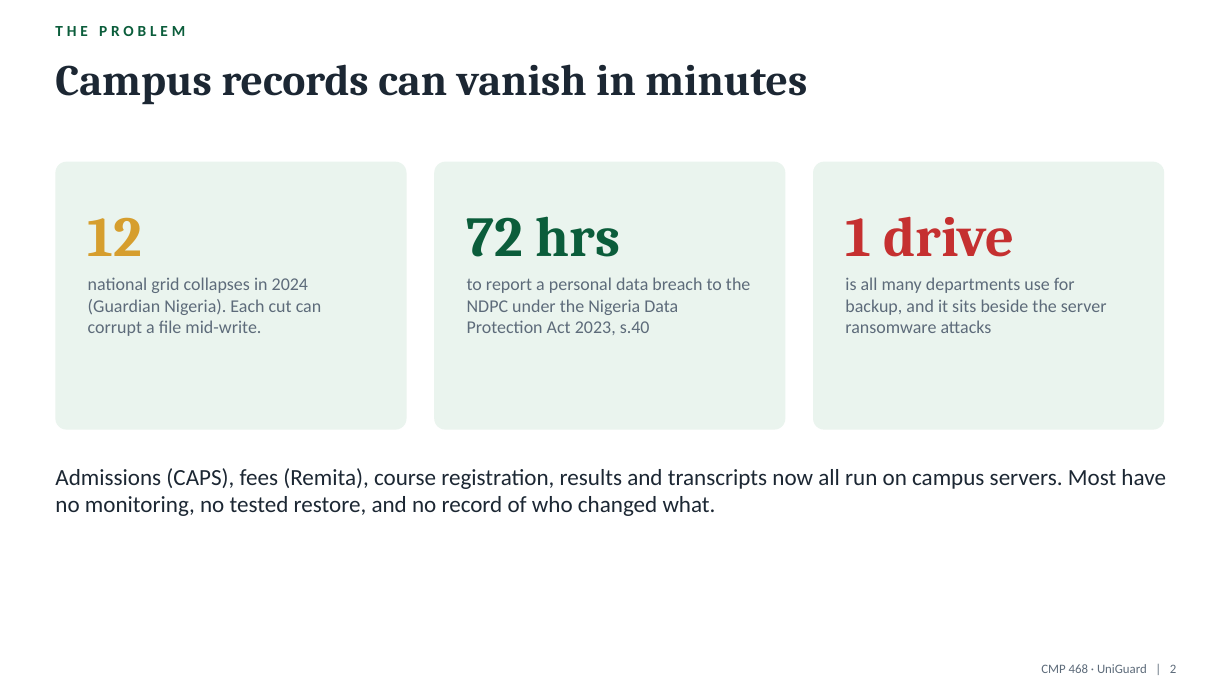
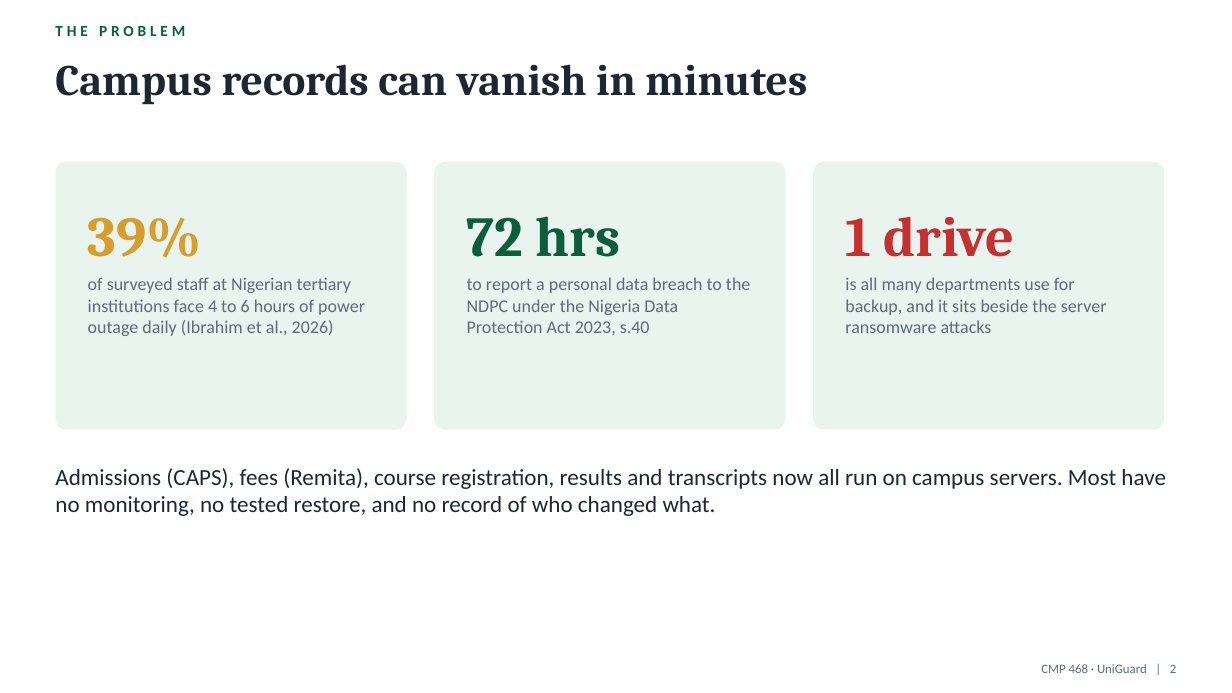
Before and after one commit to Mikisivas/CMP-468, a slide deck: slide 2 of project1-uniguard/docs/UniGuard_Presentation.pptx. Drawn at 1232x693 pixels with LibreOffice and Linux fonts; fonts in the diff are those of the drawing. Boxes give left, top, right and bottom in pixels: in the first picture for what was removed or moved away, otherwise in the second. Text is boxed around its words. In the diff, an @@ line names an element or a change of style, - is before the commit and + after.

```diff
--- a/project1-uniguard/docs/UniGuard_Presentation.pptx
+++ b/project1-uniguard/docs/UniGuard_Presentation.pptx
@@ text at (x1=88, y1=217, x2=202, y2=258): text changed @@
-12
+39%
@@ text at (x1=88, y1=277, x2=365, y2=336): text changed @@
-national grid collapses in 2024 (Guardian Nigeria). Each cut can corrupt a file mid-write.
+of surveyed staff at Nigerian tertiary institutions face 4 to 6 hours of power outage daily (Ibrahim et al., 2026)
```
Also in this commit, not shown: 11 other files.
